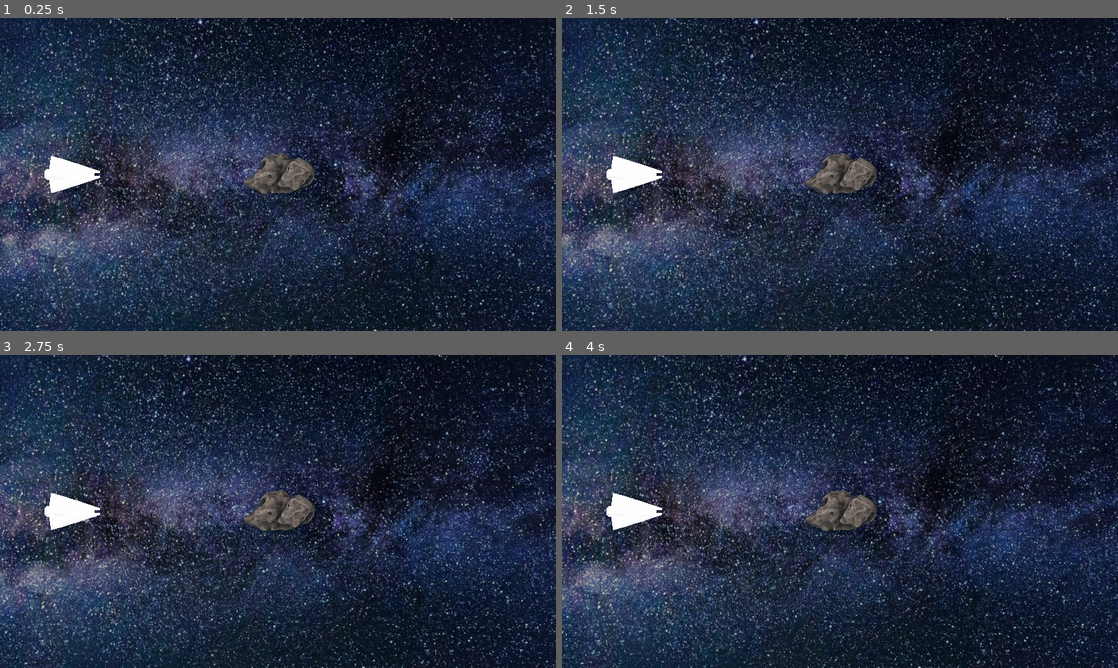
Above: before the commit, frames 1-4 (two rows, left to right).
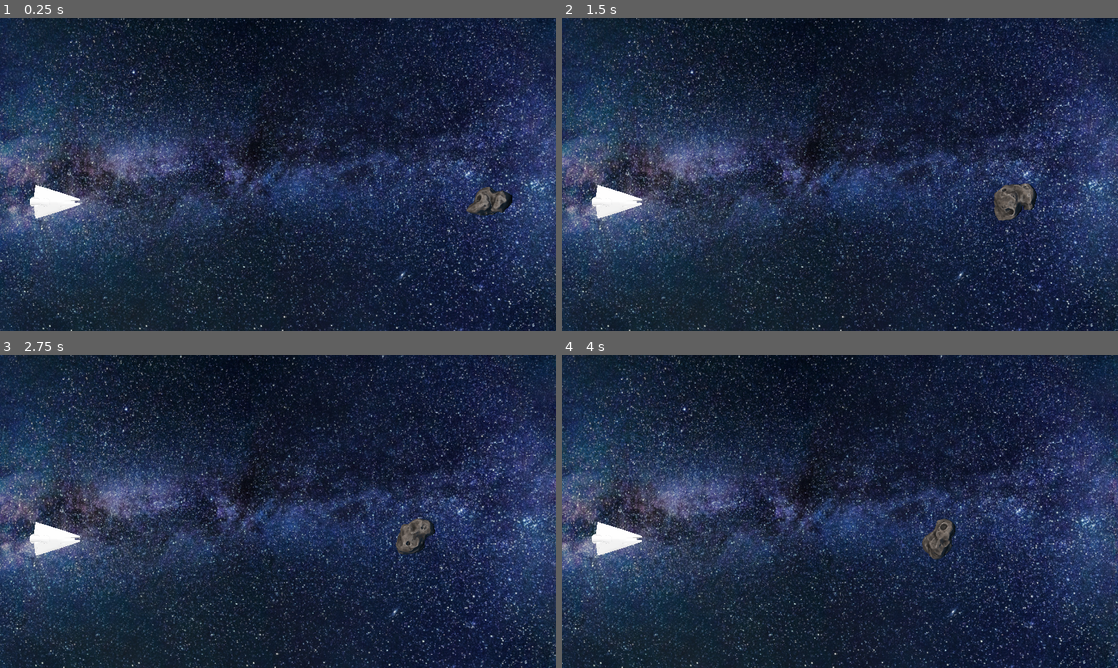
Above: after the commit, the same moments.

Repository: EESC-MKGroup/Godot-Rehab-Game-Framework
Game: Godot game, scene res://Scenes/Background.tscn
Same seed, same stepped clock (60 frames per second), same inputs: the game is played once before the commit and once after it.
Inputs:
- Up to frame 1 (0.25 s): no input
- Up to frame 2 (1.5 s): no input
- Up to frame 3 (2.75 s): no input
- Up to frame 4 (4 s): no input

The runs differ from the first frame. In frame 1, 48% of the frame differs, in the area x 0-100%, y 0-100%; in frame 2, 48%; in frame 3, 48%; in frame 4, 48%.
Error after the commit: Parse Error: The function signature doesn't match the parent. Parent signature is: "int connect(String, Object, String, Array=default, int)". (res://Scripts/co…

Commit message:
Controller Connection

Diff:
--- a/Actors/Asteroid.tscn
+++ b/Actors/Asteroid.tscn
@@ -1,8 +1,22 @@
-[gd_scene load_steps=6 format=2]
+[gd_scene load_steps=7 format=2]
 
 [ext_resource path="res://Meshes/prop_asteroid_03.obj" type="ArrayMesh" id=1]
 [ext_resource path="res://Textures/prop_asteroid_03_dff.png" type="Texture" id=2]
 [ext_resource path="res://Textures/prop_asteroid_03_nrm.png" type="Texture" id=3]
+
+[sub_resource type="GDScript" id=1]
+
+script/source = "extends KinematicBody
+
+export var linear_speed = 1
+export var angular_speed = 1
+
+var rotation_axis = Vector3( rand_range( -1, 1 ), rand_range( -1, 1 ), rand_range( -1, 1 ) )
+
+func _physics_process( delta ):
+	move_and_collide( Vector3( -linear_speed, 0 ,0 ) * delta )
+	rotate( rotation_axis.normalized(), angular_speed * delta )
+"
 
 [sub_resource type="SpatialMaterial" id=2]
 
@@ -59,9 +73,9 @@
 distance_fade_enable = false
 _sections_unfolded = [ "Albedo", "Anisotropy", "Flags", "Metallic", "NormalMap", "Vertex Color" ]
 
-[sub_resource type="SphereShape" id=1]
+[sub_resource type="SphereShape" id=3]
 
-radius = 1.0
+radius = 0.826136
 
 [node name="Asteroid" type="KinematicBody"]
 
@@ -76,6 +90,9 @@
 axis_lock_angular_y = false
 axis_lock_angular_z = false
 collision/safe_margin = 0.001
+script = SubResource( 1 )
+linear_speed = 1
+angular_speed = 1
 
 [node name="MeshInstance" type="MeshInstance" parent="." index="0"]
 
@@ -95,5 +112,5 @@
 
 [node name="CollisionShape" type="CollisionShape" parent="." index="1"]
 
-shape = SubResource( 1 )
+shape = SubResource( 3 )
 disabled = false
--- a/Actors/Player.tscn
+++ b/Actors/Player.tscn
@@ -4,7 +4,7 @@
 
 [sub_resource type="BoxShape" id=1]
 
-extents = Vector3( 1, 1, 1 )
+extents = Vector3( 0.53136, 0.785719, 0.22445 )
 
 [node name="Player" type="KinematicBody"]
 
@@ -22,6 +22,7 @@
 
 [node name="CollisionShape" type="CollisionShape" parent="." index="0"]
 
+transform = Transform( 1, 0, 0, 0, 1, 0, 0, 0, 1, 0, 0.09649, -0.0426517 )
 shape = SubResource( 1 )
 disabled = false
 
--- a/Scenes/Background.tscn
+++ b/Scenes/Background.tscn
@@ -16,6 +16,24 @@
 	region_rect.position += delta * Vector2( speed, 0 )
 "
 
+[sub_resource type="BoxShape" id=4]
+
+extents = Vector3( 9.8322, 4.31117, 0.728008 )
+_sections_unfolded = [ "Resource" ]
+
+[sub_resource type="GDScript" id=3]
+
+script/source = "extends KinematicBody
+
+onready var boundaries = get_parent().shape
+onready var max_position = boundaries.extents.y
+
+func _physics_process( delta ):
+	var controller_values = Controller.get_axis_values( Controller.AXIS.VERTICAL )
+	var position = controller_values[ Controller.INPUT.POSITION ]
+	move_and_collide( Vector3( 0, 0, 1 ) * position )
+"
+
 [node name="Background" type="Sprite3D" index="0"]
 
 transform = Transform( 1, 6.51683e-07, -1.12515e-10, 1.12515e-10, -0.000345306, -1, -6.51683e-07, 1, -0.000345306, 0, 0, 0 )
@@ -23,7 +41,7 @@
 material_override = null
 cast_shadow = 1
 extra_cull_margin = 0.0
-use_in_baked_light = false
+use_in_baked_light = true
 lod_min_distance = 0.0
 lod_min_hysteresis = 0.0
 lod_max_distance = 0.0
@@ -32,7 +50,7 @@
 offset = Vector2( 0, 0 )
 flip_h = false
 flip_v = false
-modulate = Color( 0.835938, 0.835938, 0.835938, 1 )
+modulate = Color( 1, 1, 1, 1 )
 opacity = 1.0
 pixel_size = 0.01
 axis = 2
@@ -45,19 +63,56 @@
 hframes = 1
 frame = 0
 region_enabled = true
-region_rect = Rect2( 0, 200, 1280, 720 )
+region_rect = Rect2( 0, 0, 1920, 1080 )
 script = SubResource( 1 )
 _sections_unfolded = [ "Animation", "Flags", "Geometry", "Region", "Transform" ]
 speed = 10
 
-[node name="Player" parent="." index="0" instance=ExtResource( 2 )]
+[node name="Area" type="Area" parent="." index="0"]
 
-transform = Transform( -1.14044e-07, 0.7, 0, -0.7, -1.14044e-07, 0, 0, 0, 0.7, -4.35795, -6.78764e-08, -0.416622 )
+transform = Transform( 1, -5.68434e-14, 1.38778e-17, 0, 1, 0, 0, 0, 1, 0, 0, 0 )
+input_ray_pickable = false
+input_capture_on_drag = false
+space_override = 0
+gravity_point = false
+gravity_distance_scale = 0.0
+gravity_vec = Vector3( 0, -1, 0 )
+gravity = 9.8
+linear_damp = 0.1
+angular_damp = 1.0
+priority = 0.0
+monitoring = true
+monitorable = true
+collision_layer = 1
+collision_mask = 1
+audio_bus_override = false
+audio_bus_name = "Master"
+reverb_bus_enable = false
+reverb_bus_name = "Master"
+reverb_bus_amount = 0.0
+reverb_bus_uniformity = 0.0
+
+[node name="Boundaries" type="CollisionShape" parent="Area" index="0"]
+
+transform = Transform( 1, -3.31029e-07, -8.44861e-11, 3.31029e-07, 1, 0.000288263, -1.09371e-11, -0.000288263, 1, -5.98317e-07, 0.917976, -0.77693 )
+shape = SubResource( 4 )
+disabled = false
+_sections_unfolded = [ "Transform", "Visibility" ]
+
+[node name="Player" parent="Area/Boundaries" index="0" instance=ExtResource( 2 )]
+
+transform = Transform( -4.9395e-07, 1, -1.0937e-11, -1, -4.9395e-07, -0.000288263, -0.000288263, -1.3145e-10, 1, -7.50293, -0.000732069, 0.359989 )
+script = SubResource( 3 )
+_sections_unfolded = [ "Transform" ]
+
+[node name="Asteroid" parent="Area/Boundaries" index="1" instance=ExtResource( 3 )]
+
+transform = Transform( 1, 3.31029e-07, -1.09324e-11, -3.31029e-07, 1, -0.000288263, -8.44909e-11, 0.000288263, 1, 7.32673, -0.000545736, 0.268427 )
 _sections_unfolded = [ "Transform" ]
 
 [node name="Camera" type="Camera" parent="." index="1"]
 
-transform = Transform( 1, -1.50996e-07, -1.50996e-07, -1.50996e-07, -1, 3.25846e-07, -1.50996e-07, -3.25846e-07, -1, 0, -8.89413e-07, -5.46065 )
+transform = Transform( 1, -1.50996e-07, -1.50996e-07, -1.50996e-07, -1, 3.25846e-07, -1.50996e-07, -3.25846e-07, -1, -1.11022e-16, -8.89413e-07, -5.46065 )
 keep_aspect = 1
 cull_mask = 1048575
 environment = null
@@ -67,9 +122,7 @@
 projection = 1
 current = false
 fov = 70.0
-size = 6.61238
+size = 10.4889
 near = 0.05
 far = 100.0
 _sections_unfolded = [ "Transform" ]
-
-[node name="Asteroid" parent="." index="2" instance=ExtResource( 3 )]
--- a/Scripts/controller_connection.gd
+++ b/Scripts/controller_connection.gd
@@ -1,2 +1,52 @@
-var inputBuffer = PoolByteArray()
-var outputBuffer = PoolByteArray()
+extends Node
+
+enum AXIS { VERTICAL, HORIZONTAL }
+enum INPUT { POSITION, VELOCITY, ACCELERATION, FORCE }
+enum OUTPUT { SETPOINT, STIFFNESS, USER, TIME }
+
+var input_values = [ [ 0, 0, 0, 0 ], [ 0, 0, 0, 0 ] ]
+var output_values = [ [ 0, 0, 0, 0 ], [ 0, 0, 0, 0 ] ]
+var input_status = 0
+var output_status = 0
+
+const BUFFER_SIZE = 512
+const BUFFER_PADDING = BUFFER_SIZE - ( 2 + 2 * 4 * 4 )
+var output_buffer = PoolByteArray()
+
+var connection = StreamPeerTCP.new()
+
+func _ready():
+	output_buffer.resize( BUFFER_PADDING )
+	connection.set_no_delay( true )
+	set_process( false )
+	print( 'ready chamado' )
+
+func _process( delta ):
+	if connection.get_available_bytes() >= BUFFER_SIZE:
+		input_status = connection.get_u16()
+		for axis_values in input_values:
+			for index in axis_values.len():
+				axis_values[ index ] = get_float()
+		connection.get_bytes( BUFFER_PADDING )
+		connection.set_u16( output_status )
+		for axis_values in output_values:
+			for value in axis_values:
+				set_float( value )
+		connection.set_bytes( output_buffer )
+
+func connect( host, port ):
+	connection.connect_to_host( host, port )
+	if connection.is_connected_to_host(): set_process( true )
+
+func set_status( status ):
+	output_status = status
+
+func get_status():
+	return input_status
+
+func set_axis_values( axis, setpoint, stiffness ):
+	output_values[ axis ][ SETPOINT ] = setpoint
+	output_values[ axis ][ STIFFNESS ] = stiffness
+
+func get_axis_values( axis ):
+	return input_values[ axis ]
--- a/default_env.tres
+++ b/default_env.tres
@@ -4,7 +4,7 @@
 
 radiance_size = 4
 sky_top_color = Color( 1, 1, 1, 1 )
-sky_horizon_color = Color( 1, 1, 1, 1 )
+sky_horizon_color = Color( 0.644531, 0.644531, 0.644531, 1 )
 sky_curve = 0.25
 sky_energy = 1.0
 ground_bottom_color = Color( 0.101961, 0.145098, 0.188235, 1 )
--- a/project.godot
+++ b/project.godot
@@ -14,6 +14,10 @@
 run/main_scene="res://Scenes/Background.tscn"
 config/icon="res://icon.png"
 
+[autoload]
+
+Controller="*res://Scripts/controller_connection.gd"
+
 [display]
 
 window/size/width=1280
Not shown, changed: Meshes/vehicle_playerShip.obj.import
Not shown: 1 places in Scenes/Background.tscn that only renumber resources
